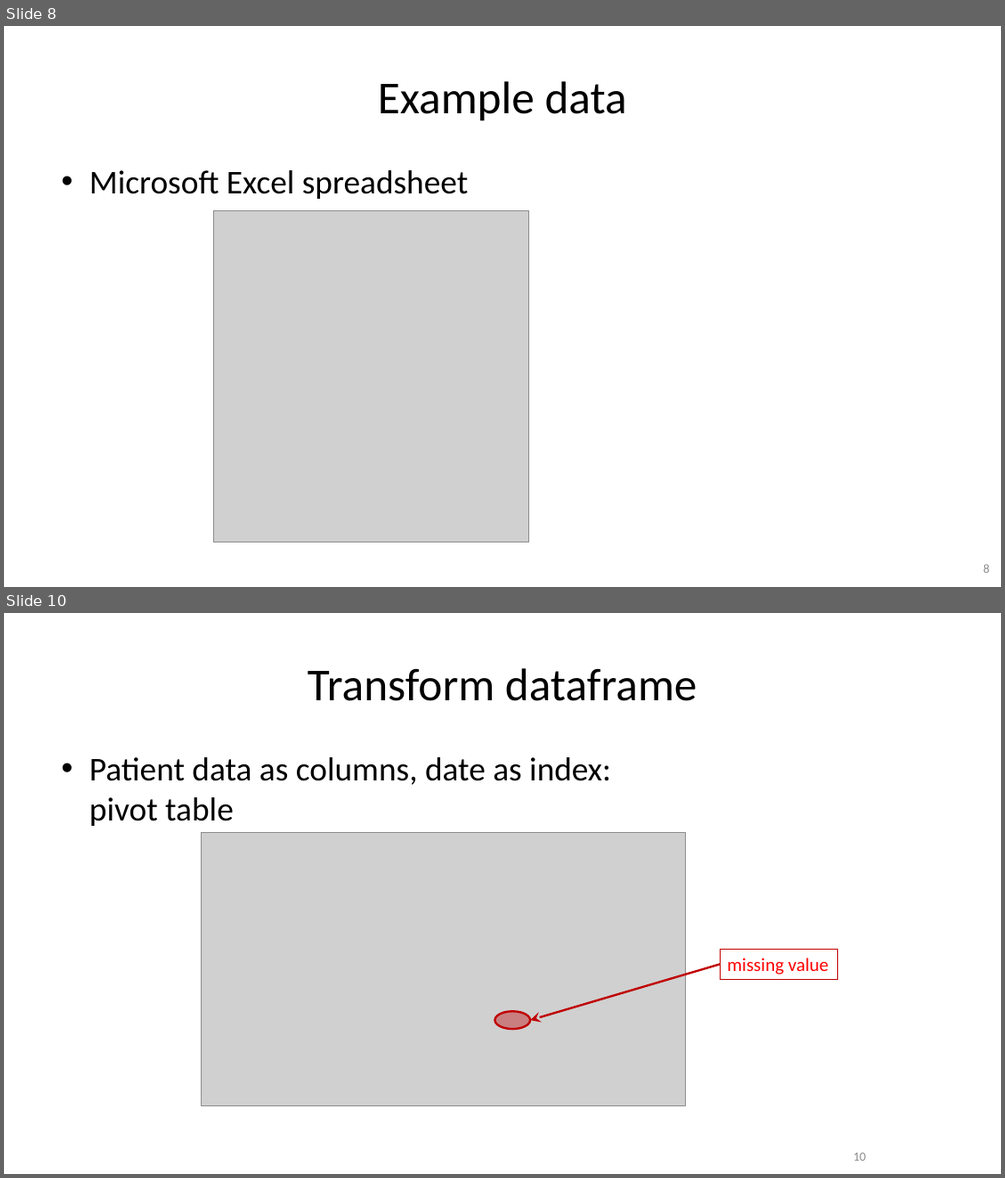
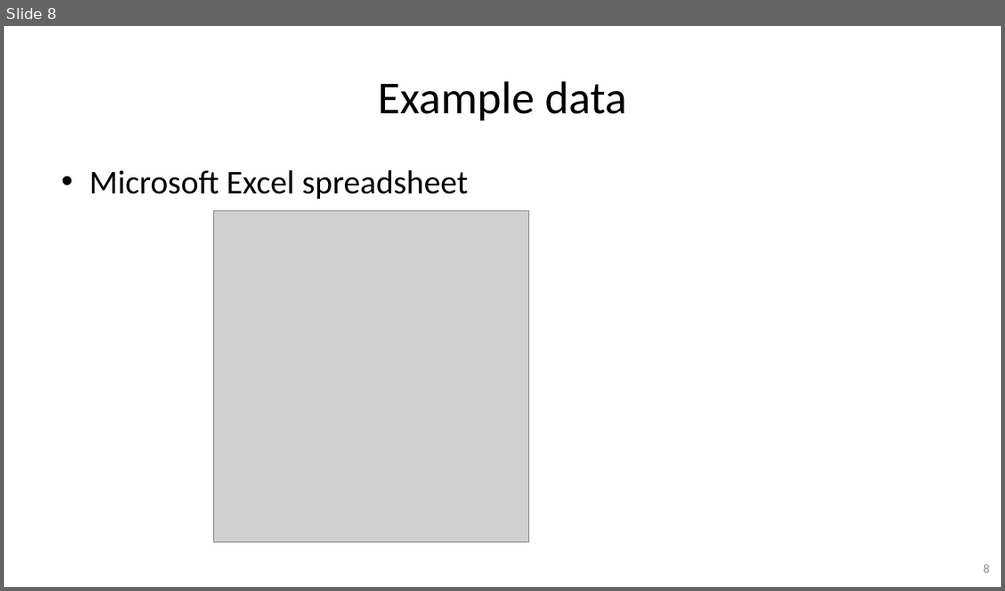
Before and after one commit to gjbex/Python-for-data-science, a slide deck: python_for_data_science.pptx. Shown one above the other, each under a label of ours: slides 8 and 10 before the commit, slide 8 after it; the slides between them are not shown. The pictures are 1005x1178 and 1005x591 pixels, drawn with LibreOffice and Linux fonts; fonts in the diff are those of the drawing; grey boxes stand for pictures. Boxes give left, top, right and bottom in pixels: in the first picture for what was removed or moved away, otherwise in the second. Text is boxed around its words. In the diff, an @@ line names an element or a change of style, - is before the commit and + after.

```diff
--- a/python_for_data_science.pptx
+++ b/python_for_data_science.pptx
@@ slide 10 removed at [4, 613, 1001, 1174], background #FFFFFF @@
@@ title removed at [307, 668, 697, 701] @@
-Transform dataframe
@@ text removed at [89, 757, 611, 826] @@
-• Patient data as columns, date as index:
-  pivot table
@@ picture removed at [202, 833, 685, 1106] @@
@@ rectangle removed at [720, 949, 837, 979] @@
-missing value
@@ arrow removed from (720, 964) to (531, 1020) @@
@@ ellipse removed at [495, 1011, 531, 1029] @@
@@ page number removed at [853, 1152, 866, 1160] @@
-10
```
Also in this commit, not shown: 6 slides changed, 5 slides added, 19 other slides removed.
